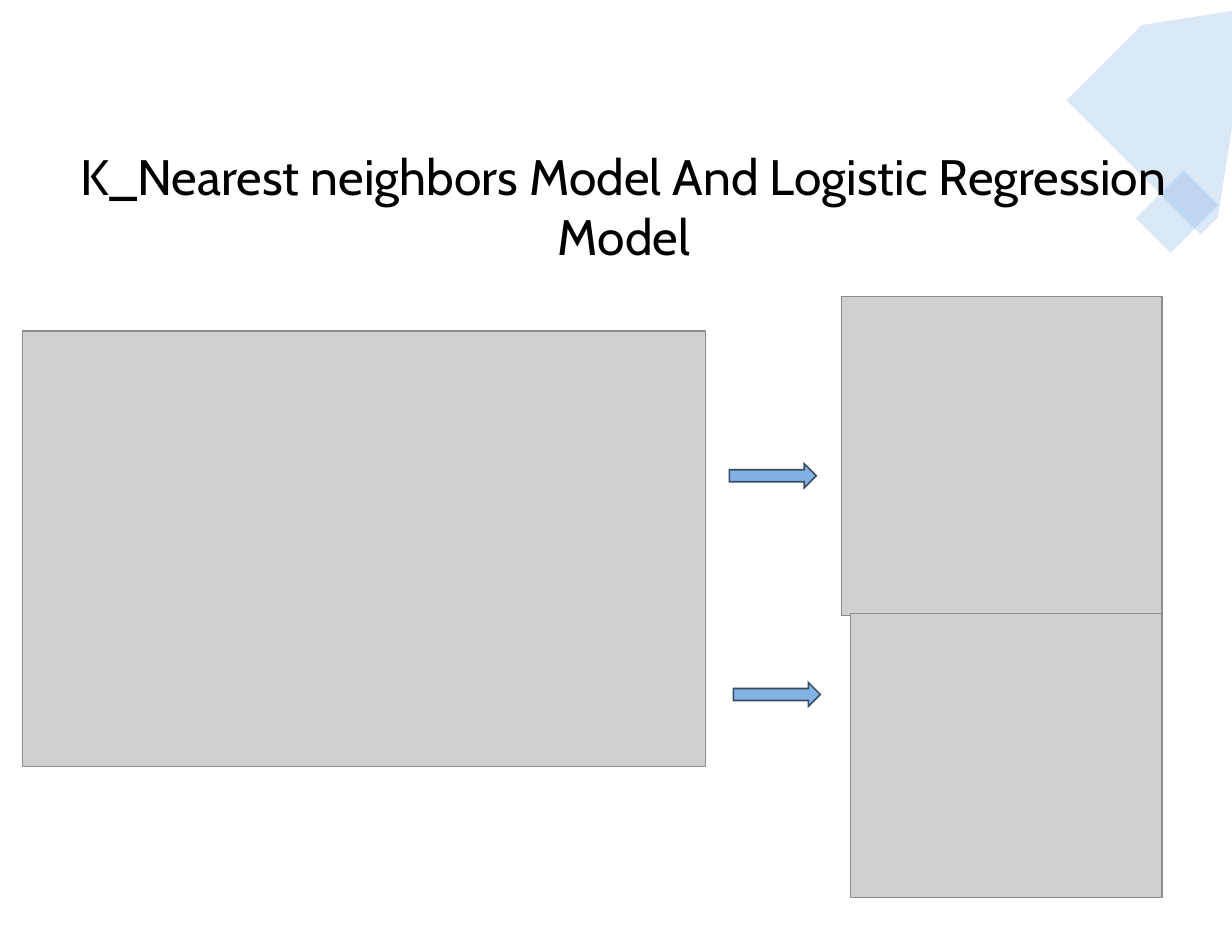
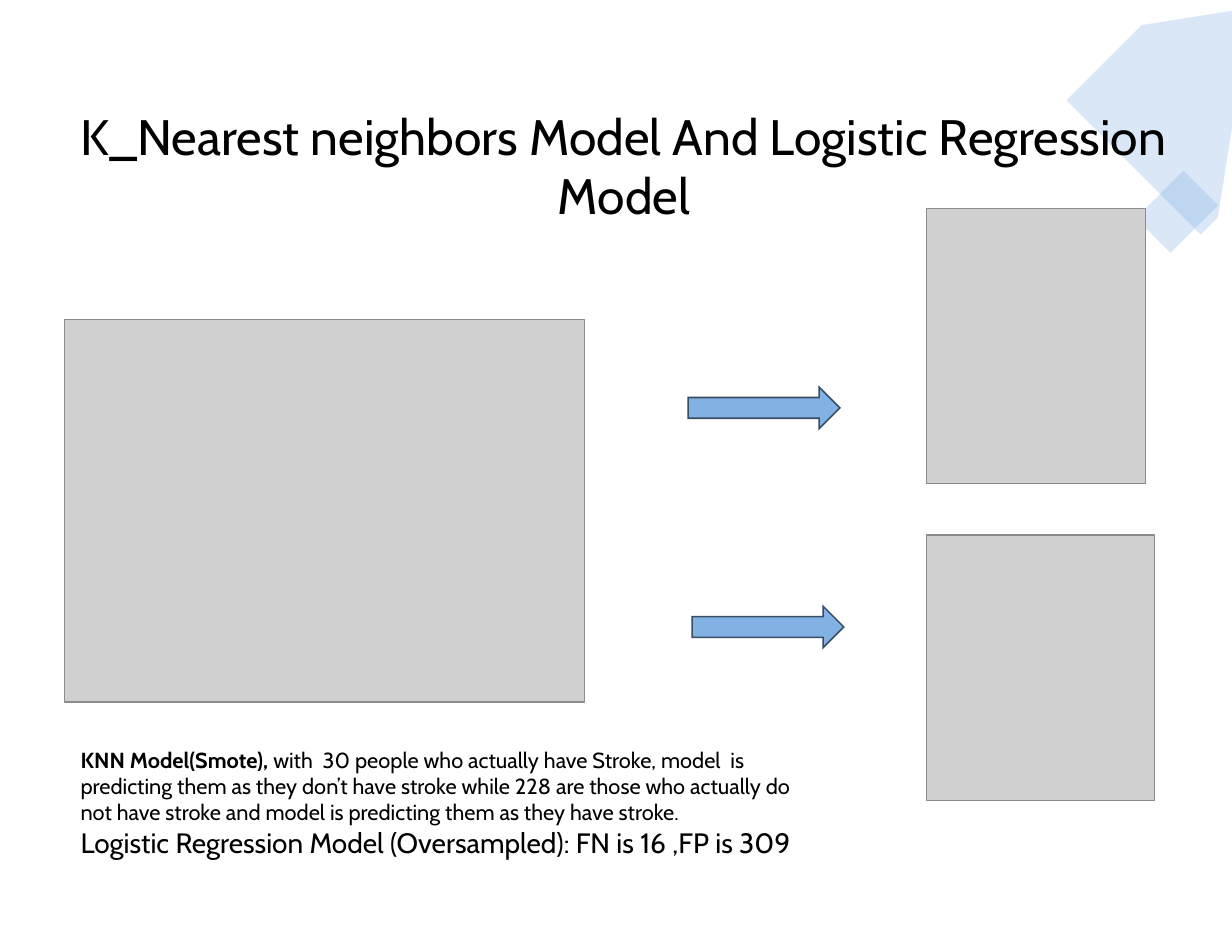
Before and after one commit to jojoalva/Stroke-Project-4, a slide deck: slide 17 of Presentation/Project4_presentation_draft.pptx (slide 15 before the commit). Drawn at 1232x952 pixels with LibreOffice and Linux fonts; fonts in the diff are those of the drawing; grey boxes stand for pictures. Boxes give left, top, right and bottom in pixels: in the first picture for what was removed or moved away, otherwise in the second. Text is boxed around its words. In the diff, an @@ line names an element or a change of style, - is before the commit and + after.

```diff
--- a/Presentation/Project4_presentation_draft.pptx
+++ b/Presentation/Project4_presentation_draft.pptx
@@ text "K_Nearest neighbors Model And Logistic ...": place and size @@
-text "K_Nearest neighbors Model And Logistic ..." at box(81, 157, 1166, 256)
+text "K_Nearest neighbors Model And Logistic ..." at box(81, 117, 1166, 215)
@@ picture added at box(926, 209, 1145, 484) @@
@@ picture removed at box(841, 296, 1161, 615) @@
@@ picture: place and size @@
-picture at box(22, 332, 706, 767)
+picture at box(65, 319, 585, 702)
@@ right arrow: place and size @@
-right arrow at box(729, 464, 816, 487)
+right arrow at box(688, 388, 839, 429)
@@ picture added at box(926, 535, 1155, 801) @@
@@ right arrow: place and size @@
-right arrow at box(734, 682, 821, 706)
+right arrow at box(692, 606, 843, 647)
@@ picture removed at box(850, 614, 1161, 897) @@
@@ text added at box(81, 751, 790, 859), 14 pt, text #000000 @@
+KNN Model(Smote), with 30 people who actually have Stroke, model is predicting them as they don’t have stroke while 228 are those who actually do not have stroke and model is predicting them as they have stroke.
+Logistic Regression Model (Oversampled): FN is 16 ,FP is 309
```
Also in this commit, not shown: 4 other slides changed, 2 slides added, 3 slides removed, 4 other files.
